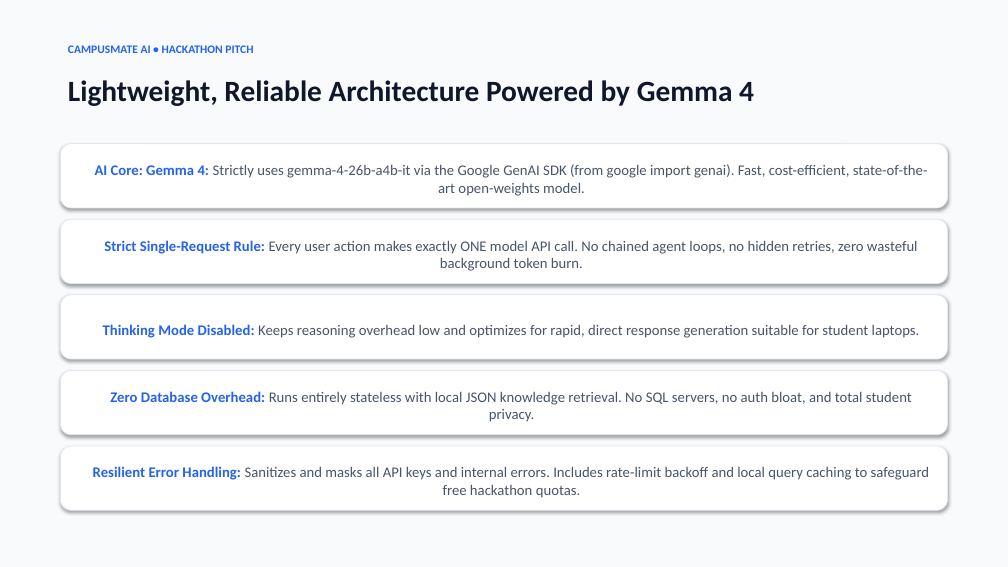
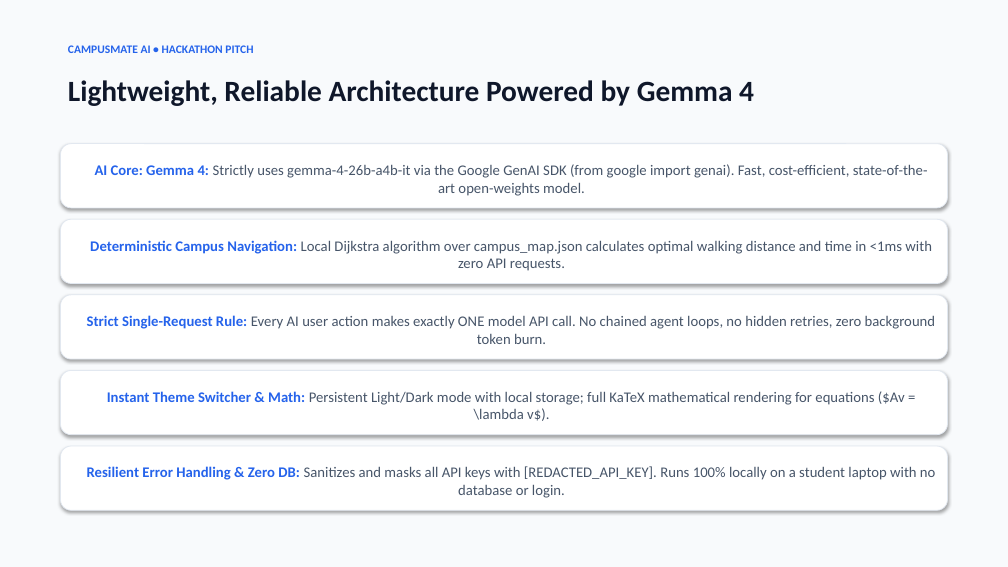
Before and after one commit to Anujt080/CampusMate, a slide deck: slide 4 of presentation/CampusMate-AI.pptx. Drawn at 1008x567 pixels with LibreOffice and Linux fonts; fonts in the diff are those of the drawing. Boxes give left, top, right and bottom in pixels: in the first picture for what was removed or moved away, otherwise in the second. Text is boxed around its words. In the diff, an @@ line names an element or a change of style, - is before the commit and + after.

Commit message:
docs: update presentation slides with campus navigation engine and theme switcher

```diff
--- a/presentation/CampusMate-AI.pptx
+++ b/presentation/CampusMate-AI.pptx
@@ text in rounded rectangle at bbox=[90, 240, 932, 271]: text changed @@
-Strict Single-Request Rule: Every user action makes exactly ONE model API call. No chained agent loops, no hidden retries, zero wasteful background token burn.
+Deterministic Campus Navigation: Local Dijkstra algorithm over campus_map.json calculates optimal walking distance and time in <1ms with zero API requests.
@@ text in rounded rectangle at bbox=[87, 315, 935, 344]: text changed @@
-Thinking Mode Disabled: Keeps reasoning overhead low and optimizes for rapid, direct response generation suitable for student laptops.
+Strict Single-Request Rule: Every AI user action makes exactly ONE model API call. No chained agent loops, no hidden retries, zero background token burn.
@@ text in rounded rectangle at bbox=[107, 391, 905, 421]: text changed @@
-Zero Database Overhead: Runs entirely stateless with local JSON knowledge retrieval. No SQL servers, no auth bloat, and total student privacy.
+Instant Theme Switcher & Math: Persistent Light/Dark mode with local storage; full KaTeX mathematical rendering for equations ($Av = \lambda v$).
@@ text in rounded rectangle at bbox=[87, 466, 935, 498]: text changed @@
-Resilient Error Handling: Sanitizes and masks all API keys and internal errors. Includes rate-limit backoff and local query caching to safeguard free hackathon quotas.
+Resilient Error Handling & Zero DB: Sanitizes and masks all API keys with [REDACTED_API_KEY]. Runs 100% locally on a student laptop with no database or login.
```
Also in this commit, not shown: 2 other slides changed, 1 other file.
